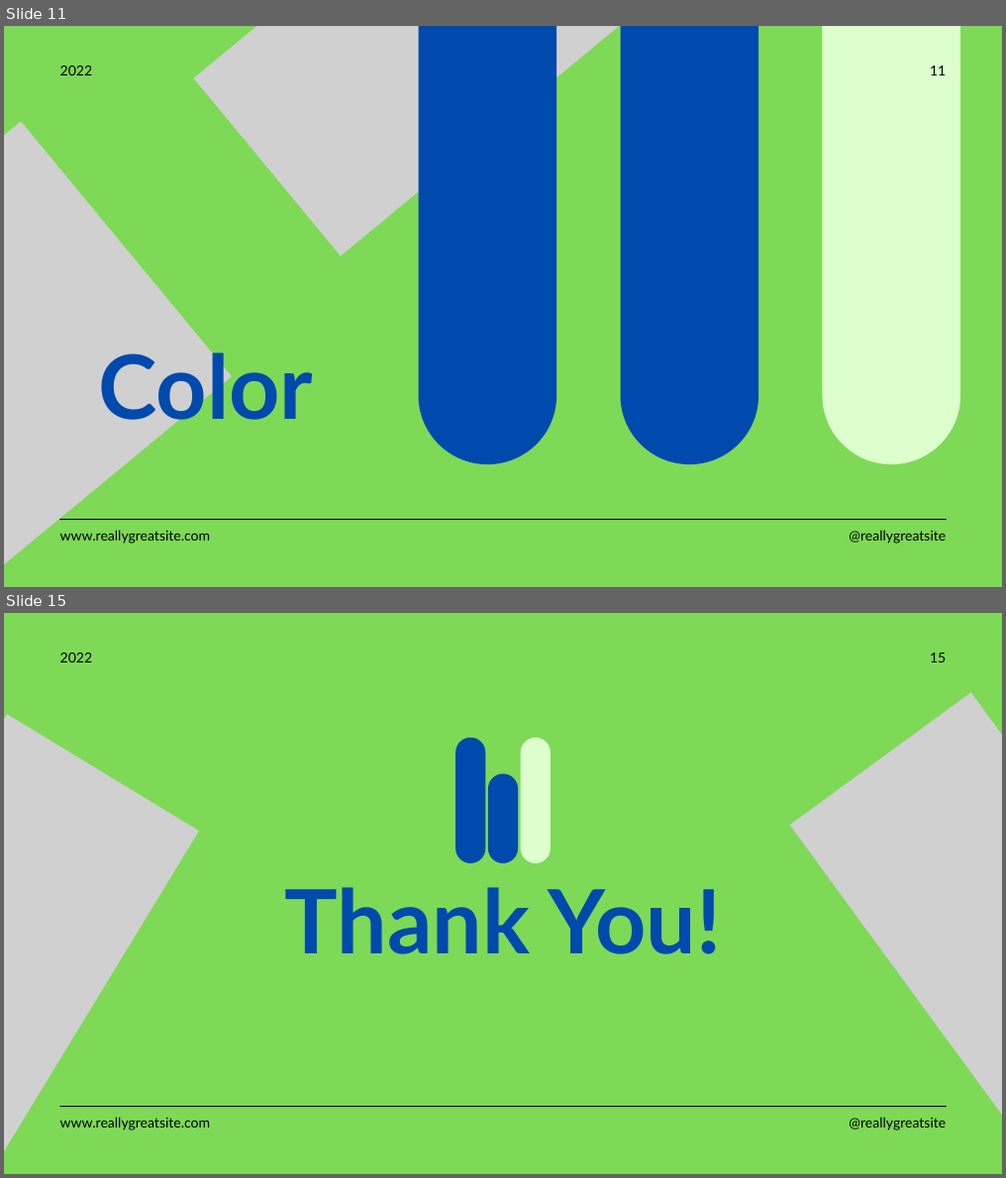
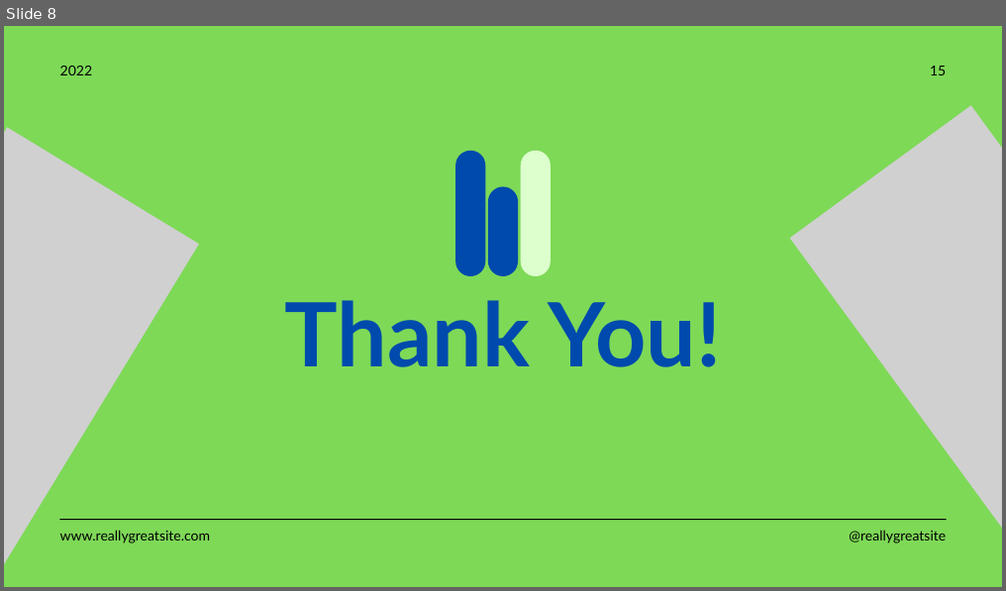
Before and after one commit to datdatnguyen2609/jit_intern, a slide deck: report/monthly_report/first_month_intern_report_nguyenthanhdat.pptx. Shown one above the other, each under a label of ours: slides 11 and 15 before the commit, slide 8 after it; the slides between them are not shown. The pictures are 1006x1178 and 1006x591 pixels, drawn with LibreOffice and Linux fonts; fonts in the diff are those of the drawing; grey boxes stand for pictures. Boxes give left, top, right and bottom in pixels: in the first picture for what was removed or moved away, otherwise in the second. Text is boxed around its words. In the diff, an @@ line names an element or a change of style, - is before the commit and + after.

```diff
--- a/report/monthly_report/first_month_intern_report_nguyenthanhdat.pptx
+++ b/report/monthly_report/first_month_intern_report_nguyenthanhdat.pptx
@@ slide 11 removed at (4,26,1002,587), background #7ED957 @@
@@ picture removed at (193,26,643,256) @@
@@ line removed from (487, 395) to (487, 26) @@
@@ line removed from (689, 395) to (689, 26) @@
@@ line removed from (891, 395) to (891, 26) @@
@@ text removed at (60,66,93,76) @@
-2022
@@ text removed at (930,66,945,76) @@
-11
@@ picture removed at (4,121,232,587) @@
@@ text removed at (99,342,314,436) @@
-Color
@@ line removed from (59, 519) to (946, 519) @@
@@ text removed at (60,530,211,544) @@
-www.reallygreatsite.com
@@ text removed at (848,530,945,544) @@
-@reallygreatsite
@@ what was slide 15 is now slide 8 @@
```
Also in this commit, not shown: 1 slide changed, 6 slides added, 12 other slides removed.
